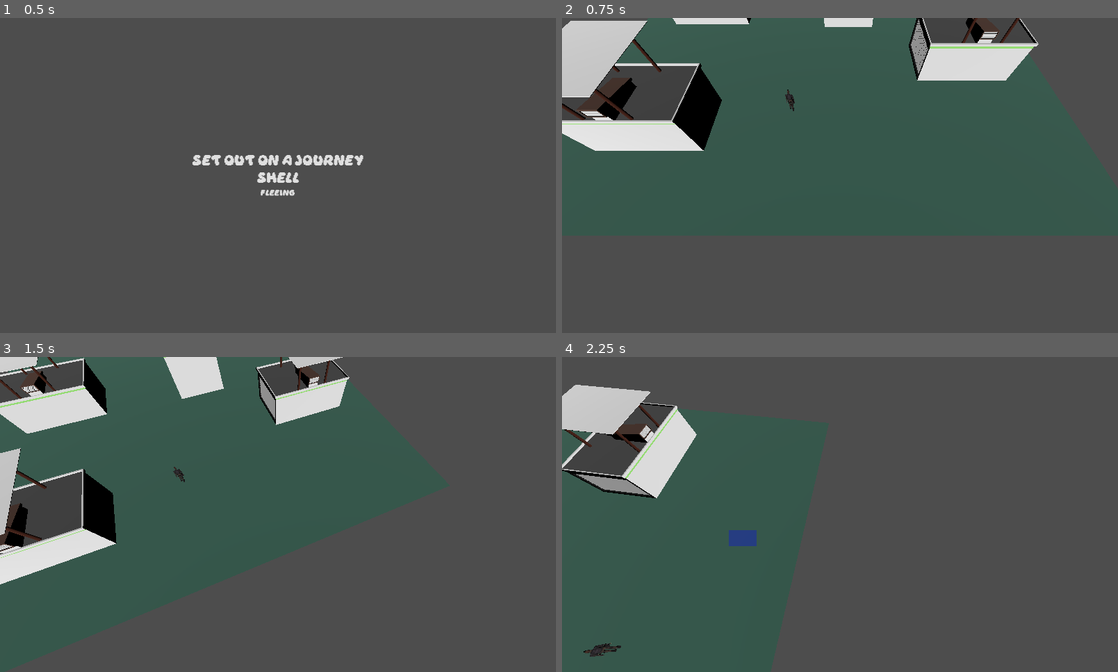
Above: before the commit, frames 1-4 (two rows, left to right).
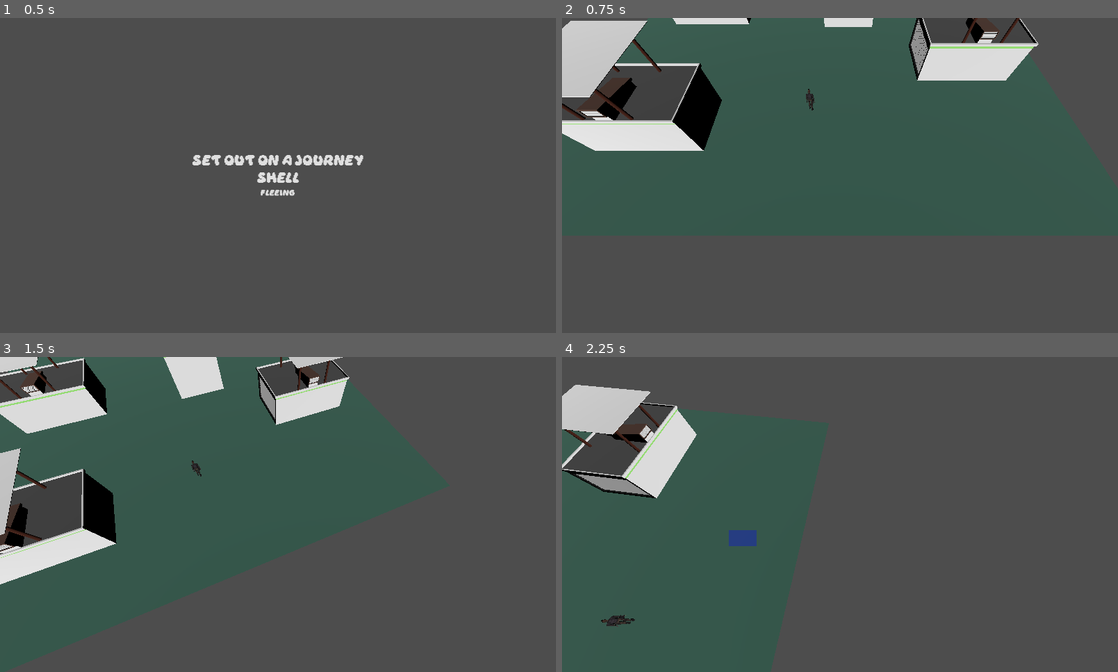
Above: after the commit, the same moments.

Repository: andrijzyn/The-Undefinders
Game: Godot game, scene res://Scenes/GUI/menu.tscn
The game is run twice, just before and just after one commit, with the same random seed, the same clock (stepped at 60 frames per second) and the same inputs. Before the commit the project starts from res://Scenes/menu.tscn.
Inputs (mouse positions are in pixels of both pictures, inside the frame that each line leads up to):
- Up to frame 1 (0.5 s): no input
- Up to frame 2 (0.75 s): click "Set out on a journey" at 0.5 s
- Up to frame 3 (1.5 s): tap Enter at 1.25 s; move the mouse to (400, 498) at 1.27 s; hold E (rotate_right) from 1.28 s (still down); tap Mouse wheel down (MWD) at 1.35 s; click (400, 498) at 1.42 s
- Up to frame 4 (2.25 s): release E (rotate_right) at 2 s; drag from (728, 530) to (812, 577) at 2.02 s

Frame 1 is identical in both runs. In frame 2, 0.1% of the frame differs, in the area x 40-46%, y 22-30%; in frame 3, less than 0.1%; in frame 4, 0.3%, in the area x 3-14%, y 81-96%.

Commit message:
Remade folder structure
+ Scenes/GUI folder
+ Scenes/Static Nodes folder
+ Scenes/Character Nodes folder
+ Scripts/GUI folder
+ Assets/Font folder

Diff:
--- a/Scenes/menu.tscn
+++ b/Scenes/GUI/menu.tscn
@@ -1,7 +1,7 @@
 [gd_scene load_steps=6 format=3 uid="uid://cyq4cd1exuwat"]
 
-[ext_resource type="Script" path="res://Scripts/menu.gd" id="2_7nnbx"]
-[ext_resource type="FontFile" uid="uid://c07n1bedisch4" path="res://Daydream.ttf" id="2_j8eyx"]
+[ext_resource type="FontFile" uid="uid://c07n1bedisch4" path="res://Assets/Fonts/Daydream.ttf" id="1_acnjs"]
+[ext_resource type="Script" path="res://Scripts/GUI/menu.gd" id="2_6sgmf"]
 
 [sub_resource type="GDScript" id="GDScript_a0xms"]
 
@@ -44,28 +44,28 @@
 layout_mode = 2
 theme = SubResource("Theme_hfjwo")
 theme_type_variation = &"FlatButton"
-theme_override_fonts/font = ExtResource("2_j8eyx")
+theme_override_fonts/font = ExtResource("1_acnjs")
 theme_override_font_sizes/font_size = 21
 text = "Set out on a journey"
-script = ExtResource("2_7nnbx")
+script = ExtResource("2_6sgmf")
 
 [node name="options" type="Button" parent="MarginContainer/VBoxContainer"]
 layout_mode = 2
 theme = SubResource("Theme_hfjwo")
 theme_type_variation = &"FlatButton"
-theme_override_fonts/font = ExtResource("2_j8eyx")
+theme_override_fonts/font = ExtResource("1_acnjs")
 theme_override_font_sizes/font_size = 21
 text = "Shell"
-script = ExtResource("2_7nnbx")
+script = ExtResource("2_6sgmf")
 
 [node name="exit" type="Button" parent="MarginContainer/VBoxContainer"]
 layout_mode = 2
 theme = SubResource("Theme_onbdq")
 theme_type_variation = &"FlatButton"
-theme_override_fonts/font = ExtResource("2_j8eyx")
+theme_override_fonts/font = ExtResource("1_acnjs")
 theme_override_font_sizes/font_size = 12
 text = "Fleeing"
-script = ExtResource("2_7nnbx")
+script = ExtResource("2_6sgmf")
 
 [connection signal="pressed" from="MarginContainer/VBoxContainer/play" to="MarginContainer/VBoxContainer/play" method="play"]
 [connection signal="pressed" from="MarginContainer/VBoxContainer/options" to="MarginContainer/VBoxContainer/options" method="options"]
--- a/Scenes/main_scene.tscn
+++ b/Scenes/main_scene.tscn
@@ -1,10 +1,10 @@
 [gd_scene load_steps=7 format=3 uid="uid://ddj7yhyrrg4b8"]
 
-[ext_resource type="PackedScene" uid="uid://cjd68qtn0ujeb" path="res://Scenes/soldier.tscn" id="1_o4col"]
-[ext_resource type="PackedScene" uid="uid://dpetlsrf5pbpe" path="res://Scenes/garage_imp.tscn" id="1_sn7h3"]
-[ext_resource type="PackedScene" uid="uid://bbsgnge3ole1f" path="res://Scenes/ground.tscn" id="2_hvjiq"]
+[ext_resource type="PackedScene" uid="uid://cjd68qtn0ujeb" path="res://Scenes/CharacterNodes/soldier.tscn" id="1_o4col"]
+[ext_resource type="PackedScene" uid="uid://dpetlsrf5pbpe" path="res://Scenes/Static Nodes/garage_imp.tscn" id="1_sn7h3"]
+[ext_resource type="PackedScene" uid="uid://bbsgnge3ole1f" path="res://Scenes/Static Nodes/ground.tscn" id="2_hvjiq"]
 [ext_resource type="Script" path="res://Scripts/Entities/camera_3d.gd" id="3_72cn3"]
-[ext_resource type="PackedScene" uid="uid://csgixjv8xlbg8" path="res://Scenes/garage.tscn" id="3_boie0"]
+[ext_resource type="PackedScene" uid="uid://csgixjv8xlbg8" path="res://Scenes/Static Nodes/garage.tscn" id="3_boie0"]
 
 [sub_resource type="GDScript" id="GDScript_fkrak"]
 script/source = "extends StaticBody3D
@@ -25,9 +25,6 @@
 [node name="GarageImp" parent="." instance=ExtResource("1_sn7h3")]
 transform = Transform3D(0.5, 0, 0, 0, 0.5, 0, 0, 0, 0.5, -10.0964, 0, -3.802)
 
-[node name="Soldier" parent="." instance=ExtResource("1_o4col")]
-transform = Transform3D(1, 0, 0, 0, 1, 0, 0, 0, 1, 2.29847, 0.283726, -10.2299)
-
 [node name="Ground" parent="." instance=ExtResource("2_hvjiq")]
 
 [node name="DirectionalLight3D" type="DirectionalLight3D" parent="."]
@@ -42,3 +39,6 @@
 
 [node name="GarageImp3" parent="." instance=ExtResource("1_sn7h3")]
 transform = Transform3D(0.5, 0, 0, 0, 0.5, 0, 0, 0, 0.5, 14.712, 0, -11.3173)
+
+[node name="Soldier" parent="." instance=ExtResource("1_o4col")]
+transform = Transform3D(1, 0, 0, 0, 1, 0, 0, 0, 1, 0.771701, 0.3719, -10.2719)
--- a/Scripts/menu.gd
+++ b/Scripts/GUI/menu.gd
@@ -5,7 +5,7 @@
 	get_tree().change_scene_to_file("res://Scenes/main_scene.tscn")
 
 func options() -> void:
-	get_tree().change_scene_to_file("res://Scenes/options.tscn")
+	get_tree().change_scene_to_file("res://Scenes/GUI/options.tscn")
 
 func exit() -> void:
 	get_tree().quit()
--- a/project.godot
+++ b/project.godot
@@ -11,12 +11,12 @@
 [application]
 
 config/name="EpicRTSOfXXICentury"
-run/main_scene="res://Scenes/menu.tscn"
+run/main_scene="res://Scenes/GUI/menu.tscn"
 config/features=PackedStringArray("4.3", "Forward Plus")
 
 [autoload]
 
-Resolution="*res://Scripts/resolution.gd"
+Resolution="*res://Scripts/GUI/resolution.gd"
 
 [display]
 
Renamed: Daydream.ttf -> Assets/Fonts/Daydream.ttf
Not shown, changed: Assets/Fonts/Daydream.ttf.import
Renamed: Scenes/soldier.tscn -> Scenes/CharacterNodes/soldier.tscn
Renamed: Scenes/options.tscn -> Scenes/GUI/options.tscn
Renamed: Scenes/garage.tscn -> Scenes/Static Nodes/garage.tscn
Renamed: Scenes/garage_imp.tscn -> Scenes/Static Nodes/garage_imp.tscn
Renamed: Scenes/ground.tscn -> Scenes/Static Nodes/ground.tscn
Not shown: 1 places in Scenes/node_3d.tscn that only renumber resources
Renamed: Scripts/options.gd -> Scripts/GUI/options.gd
Renamed: Scripts/resolution.gd -> Scripts/GUI/resolution.gd
